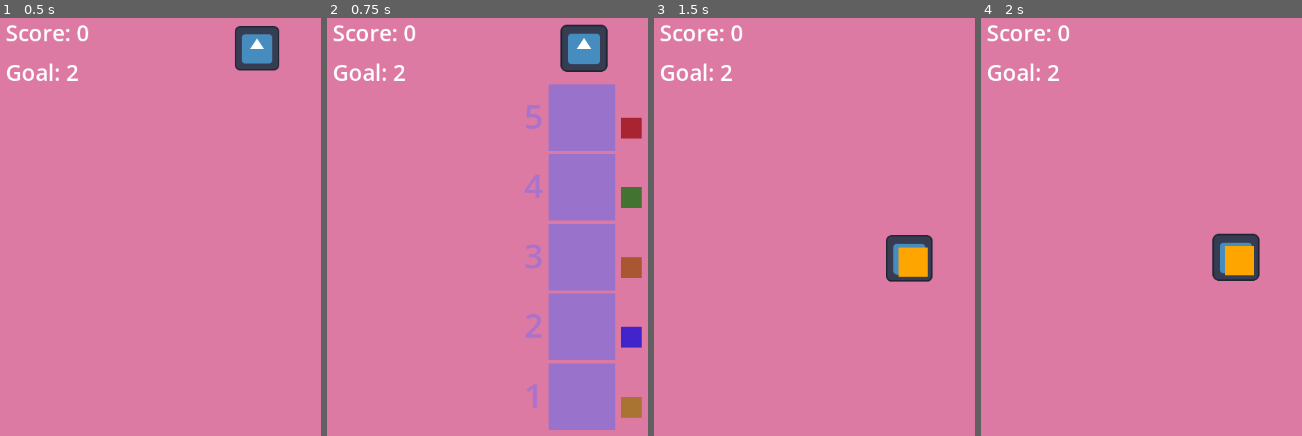
Above: before the commit, frames 1-4 (left to right).
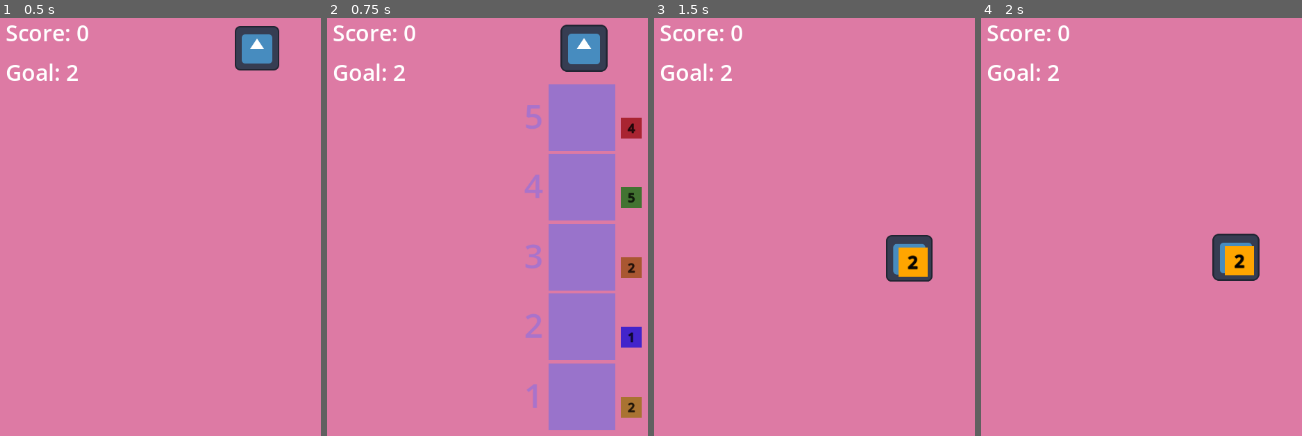
Above: after the commit, the same moments.

Repository: hamzasclone2/elevator
Game: Godot game, scene res://world.tscn
Two runs of this game, one before a commit and one after it. Both use one fixed random seed, a clock stepped at 60 frames per second and the inputs below. The engine's default icon, where the game draws it, is replaced by a stand-in: a white triangle on a blue panel in a dark square.
Inputs (mouse positions are in pixels of both pictures, inside the frame that each line leads up to):
- Up to frame 1 (0.5 s): no input
- Up to frame 2 (0.75 s): tap Enter at 0.5 s; move the mouse to (583, 47) at 0.52 s; press the mouse at (583, 47) at 0.53 s
- Up to frame 3 (1.5 s): tap Space at 1.25 s; move the mouse to (891, 264) at 1.27 s; release the mouse at (891, 264) at 1.28 s; click (891, 264) at 1.35 s
- Up to frame 4 (2 s): no input

Frame 1 is identical in both runs. In frame 2, 0.2% of the frame differs, in the area x 93-97%, y 25-95%; in frame 3, less than 0.1%; in frame 4, less than 0.1%.

Commit message:
added goalFloor label to passenger

Diff:
--- a/floor.gd
+++ b/floor.gd
@@ -25,3 +25,4 @@
 	passenger.goalFloor = int(floorLevel)
 	while passenger.goalFloor == int(floorLevel):
 		passenger.goalFloor = rng.randi_range(1,5)
+	passenger.label.text = str(passenger.goalFloor)
--- a/passenger.gd
+++ b/passenger.gd
@@ -3,6 +3,7 @@
 @onready var color_rect = $ColorRect
 var colors = [Color.BLUE, Color.RED, Color.GREEN, Color.YELLOW, Color.ORANGE]
 var rng = RandomNumberGenerator.new()
+@onready var label = $Label
 
 var goalFloor: int = 0
 
@@ -12,7 +13,7 @@
 	if parent.name == "Elevator":
 		pass
 	var color = colors[rng.randi_range(0, len(colors)-1)]
-	modulate = Color(color)
+	color_rect.color = Color(color)
 
 
 # Called every frame. 'delta' is the elapsed time since the previous frame.
--- a/passenger.tscn
+++ b/passenger.tscn
@@ -1,9 +1,15 @@
-[gd_scene load_steps=3 format=3 uid="uid://bcmsv4w3dwst7"]
+[gd_scene load_steps=4 format=3 uid="uid://bcmsv4w3dwst7"]
 
 [ext_resource type="Script" path="res://passenger.gd" id="1_u4joa"]
 
 [sub_resource type="RectangleShape2D" id="RectangleShape2D_dr6jv"]
 size = Vector2(40, 40)
+
+[sub_resource type="LabelSettings" id="LabelSettings_wsmaa"]
+font_size = 24
+font_color = Color(0, 0, 0, 1)
+outline_size = 3
+outline_color = Color(0, 0, 0, 1)
 
 [node name="Passenger" type="StaticBody2D"]
 script = ExtResource("1_u4joa")
@@ -16,3 +22,11 @@
 [node name="CollisionShape2D" type="CollisionShape2D" parent="."]
 position = Vector2(20, 20)
 shape = SubResource("RectangleShape2D_dr6jv")
+
+[node name="Label" type="Label" parent="."]
+offset_right = 40.0
+offset_bottom = 40.0
+text = "0"
+label_settings = SubResource("LabelSettings_wsmaa")
+horizontal_alignment = 1
+vertical_alignment = 1
